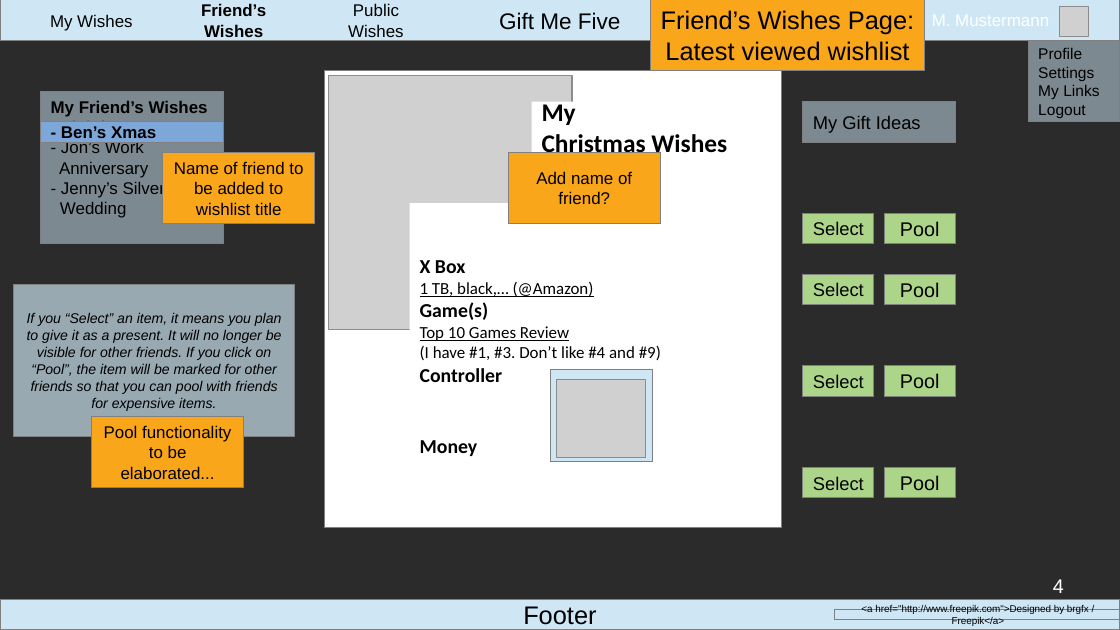
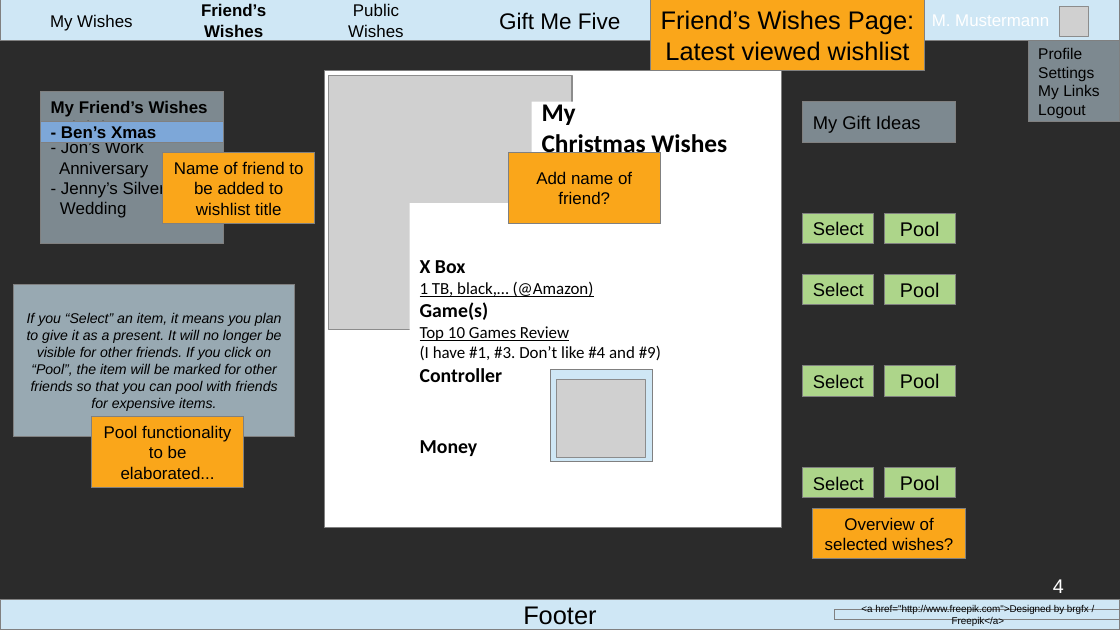
Before and after one commit to WCS-Java-Training-Bonn-2019/gift-me-five, a slide deck: slide 4 of files/mock_up_old.odp. Drawn at 1120x630 pixels with LibreOffice and Linux fonts; fonts in the diff are those of the drawing; grey boxes stand for pictures; background and template pictures are left out; a plain dark background stands for a picture behind light text. Boxes give left, top, right and bottom in pixels: in the first picture for what was removed or moved away, otherwise in the second. Text is boxed around its words. In the diff, an @@ line names an element or a change of style, - is before the commit and + after.

```diff
--- a/files/mock_up_old.odp
+++ b/files/mock_up_old.odp
@@ rectangle added at (813, 508, 966, 559), fill #FAA61A, outline #808080 0 pt, 12 pt, text #000000 @@
+Overview of selected wishes?
```
Also in this commit, not shown: 2 other slides changed, 2 other files.
